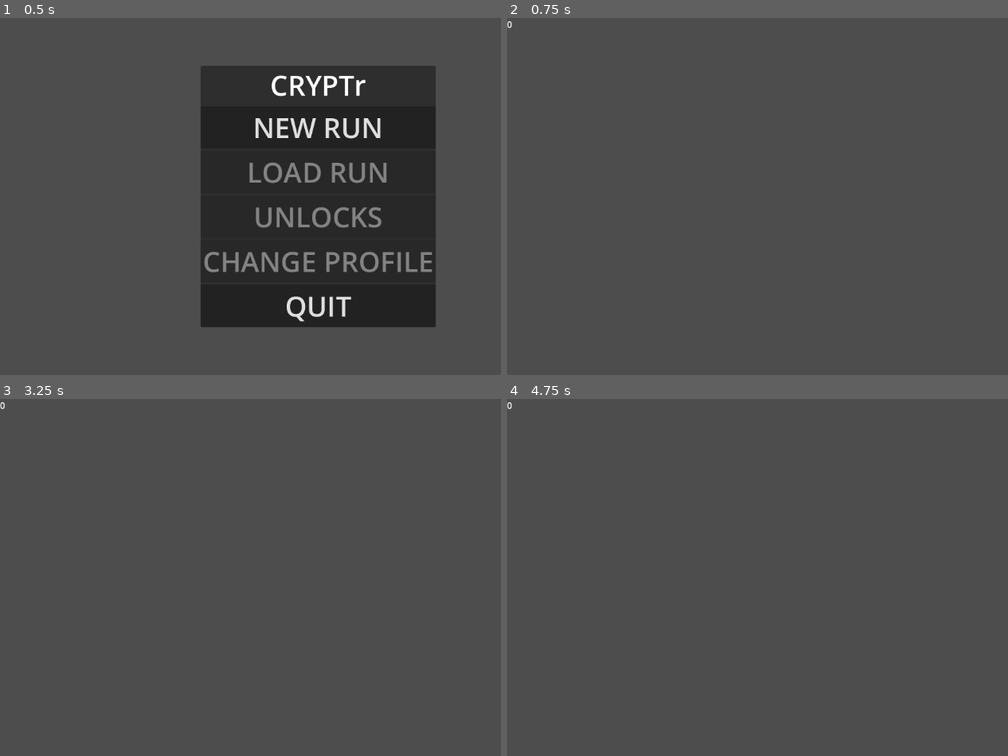
Above: before the commit, frames 1-4 (two rows, left to right).
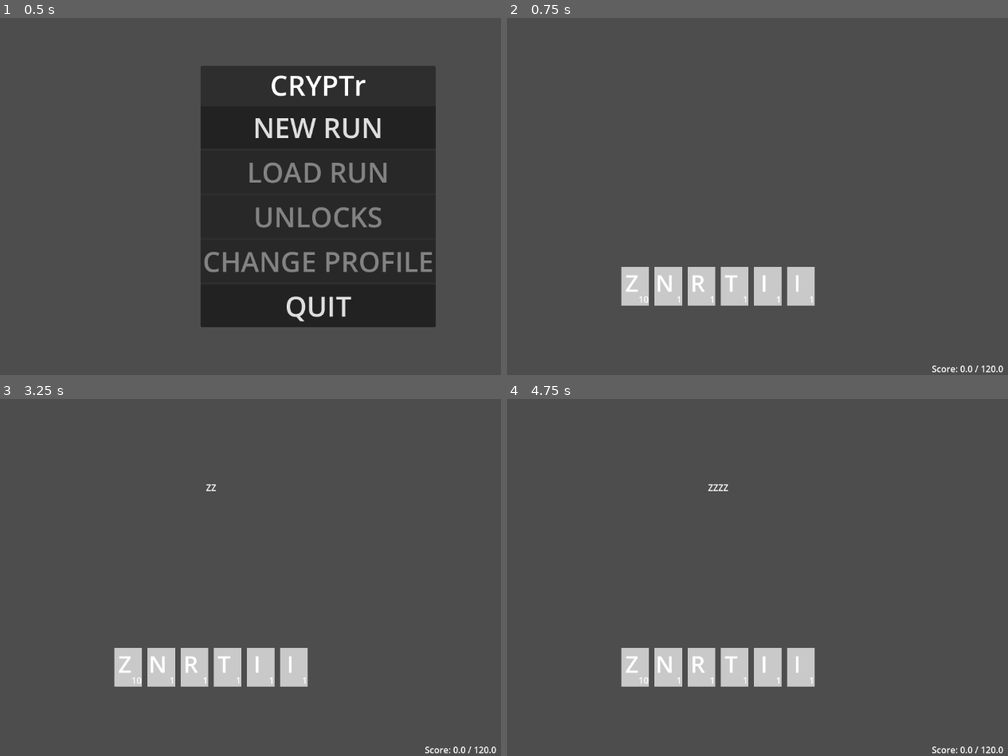
Above: after the commit, the same moments.

Repository: LucasMc17/CRYPTr
Game: Godot game, scene res://root.tscn
Two runs of this game, one before a commit and one after it. Both use one fixed random seed, a clock stepped at 60 frames per second and the inputs below.
Inputs:
- Up to frame 1 (0.5 s): no input
- Up to frame 2 (0.75 s): click "NEW RUN" at 0.5 s
- Up to frame 3 (3.25 s): tap Enter (enter, bound only after the commit) at 1.25, 1.35, 2.3, 2.75, 2.85 s; tap Z at 1.55, 2.1, 3.05 s; tap Space at 2 s; hold Backspace (backspace, bound only after the commit) 2.03-2.78 s
- Up to frame 4 (4.75 s): tap Space at 3.5 s; tap Z at 3.6, 4.55 s; tap Enter (enter, bound only after the commit) at 3.8, 4.25, 4.35 s; hold A from 4.28 s (still down)

Frame 1 is identical in both runs. In frame 2, 3.8% of the frame differs, in the area x 0-100%, y 0-100%; in frame 3, 3.8%; in frame 4, 3.9%.
Error after the commit: Invalid access to property or key 'valid' on a base object of type 'Nil'. (res://slices/run/states/encounter/encounter.gd:27)

Commit message:
new first pass at modular approach to combat encounters

Diff:
--- /dev/null
+++ b/globals/debug_node.gd
@@ -0,0 +1,21 @@
+extends Node
+
+func check_overrides(value):
+	if GOD_MODE:
+		return true
+	else:
+		return value
+
+@export_category("Master Override")
+@export var GOD_MODE := false
+
+@export_category("Overrides")
+@export var ACCEPT_ALL_LETTERS := false:
+	get():
+		return check_overrides(ACCEPT_ALL_LETTERS)
+@export var ACCEPT_ALL_WORDS := false:
+	get():
+		return check_overrides(ACCEPT_ALL_WORDS)
+@export var INSTAWIN := false:
+	get():
+		return check_overrides(INSTAWIN)
--- /dev/null
+++ b/globals/debug_node.tscn
@@ -0,0 +1,6 @@
+[gd_scene load_steps=2 format=3 uid="uid://dr8n6ng13apt2"]
+
+[ext_resource type="Script" uid="uid://8utxeemfesmd" path="res://globals/debug_node.gd" id="1_pgr0f"]
+
+[node name="DebugNode" type="Node"]
+script = ExtResource("1_pgr0f")
--- a/globals/player.gd
+++ b/globals/player.gd
@@ -2,8 +2,6 @@
 
 var STACK : Array[CryptographRes] = []
 
-func draw(count: int) -> void:
-	print('hi')
 
 func initialize_stack(starter_stack: StarterDeckRes) -> void:
 	var result : Array[CryptographRes] = []
--- a/project.godot
+++ b/project.godot
@@ -12,10 +12,24 @@
 
 config/name="CRYPTr"
 run/main_scene="uid://bldhcxsdirdwj"
-config/features=PackedStringArray("4.4", "Forward Plus")
+config/features=PackedStringArray("4.5", "Forward Plus")
 config/icon="res://icon.svg"
 
 [autoload]
 
 Events="*res://globals/events.gd"
 Player="*res://globals/player.gd"
+DebugNode="*res://globals/debug_node.tscn"
+
+[input]
+
+backspace={
+"deadzone": 0.2,
+"events": [Object(InputEventKey,"resource_local_to_scene":false,"resource_name":"","device":-1,"window_id":0,"alt_pressed":false,"shift_pressed":false,"ctrl_pressed":false,"meta_pressed":false,"pressed":false,"keycode":0,"physical_keycode":4194308,"key_label":0,"unicode":0,"location":0,"echo":false,"script":null)
+]
+}
+enter={
+"deadzone": 0.2,
+"events": [Object(InputEventKey,"resource_local_to_scene":false,"resource_name":"","device":-1,"window_id":0,"alt_pressed":false,"shift_pressed":false,"ctrl_pressed":false,"meta_pressed":false,"pressed":false,"keycode":0,"physical_keycode":4194309,"key_label":0,"unicode":0,"location":0,"echo":false,"script":null)
+]
+}
--- /dev/null
+++ b/scenes/cryptograph.gd
@@ -0,0 +1,20 @@
+@tool
+class_name Cryptograph extends ColorRect
+
+@onready var LETTER_LABEL := %Letter
+
+@onready var POINTS_LABEL := %Points
+
+@export var RESOURCE : CryptographRes:
+	set(val):
+		if val:
+			if LETTER_LABEL:
+				LETTER_LABEL.text = val.letter.character
+			if POINTS_LABEL:
+				POINTS_LABEL.text = str(val.letter.points)
+		RESOURCE = val
+
+func _ready():
+	if RESOURCE:
+		LETTER_LABEL.text = RESOURCE.letter.character
+		POINTS_LABEL.text = str(RESOURCE.letter.points)
--- /dev/null
+++ b/scenes/cryptograph.tscn
@@ -0,0 +1,43 @@
+[gd_scene load_steps=2 format=3 uid="uid://bf8evueqk3snv"]
+
+[ext_resource type="Script" uid="uid://c545occ7pp24a" path="res://scenes/cryptograph.gd" id="1_6pmoc"]
+
+[node name="Cryptograph" type="ColorRect"]
+custom_minimum_size = Vector2(50, 70)
+anchors_preset = -1
+anchor_right = 0.043
+anchor_bottom = 0.108
+offset_right = 0.463997
+offset_bottom = 0.0159988
+color = Color(0.787759, 0.787759, 0.787759, 1)
+script = ExtResource("1_6pmoc")
+
+[node name="Letter" type="Label" parent="."]
+unique_name_in_owner = true
+layout_mode = 1
+anchors_preset = 15
+anchor_right = 1.0
+anchor_bottom = 1.0
+offset_right = -12.0
+offset_bottom = -12.0
+grow_horizontal = 2
+grow_vertical = 2
+theme_override_font_sizes/font_size = 42
+text = "A"
+horizontal_alignment = 1
+vertical_alignment = 1
+
+[node name="Points" type="Label" parent="."]
+unique_name_in_owner = true
+layout_mode = 1
+anchors_preset = 3
+anchor_left = 1.0
+anchor_top = 1.0
+anchor_right = 1.0
+anchor_bottom = 1.0
+offset_left = -40.0
+offset_top = -23.0
+grow_horizontal = 0
+grow_vertical = 0
+text = "1"
+horizontal_alignment = 2
--- a/slices/run/run_screen.tscn
+++ b/slices/run/run_screen.tscn
@@ -12,7 +12,6 @@
 grow_horizontal = 2
 grow_vertical = 2
 script = ExtResource("1_lcpi4")
-metadata/_custom_type_script = "uid://cstrydnq5jk3n"
 
 [node name="RunSwitcher" type="Control" parent="."]
 layout_mode = 1
--- /dev/null
+++ b/slices/run/states/encounter/deck_module.gd
@@ -0,0 +1,38 @@
+## A shuffled instance of a Stack, for an encounter or other event requiring a full, shuffled copy of the player's deck
+class_name DeckModule extends Node
+
+var _ENCOUNTER_STACK : Array[CryptographRes]
+
+var all : Array[CryptographRes]:
+	get():
+		return _ENCOUNTER_STACK
+	set(val):
+		push_warning("Cannot directly set cards in encounter stack")
+		pass
+
+var cryptograph_scene = preload('res://scenes/cryptograph.tscn')
+
+func init_and_shuffle() -> void:
+	_ENCOUNTER_STACK.clear()
+	_ENCOUNTER_STACK.append_array(Player.STACK.duplicate())
+	_ENCOUNTER_STACK.shuffle()
+
+func draw(count := 6) -> Array[CryptographRes]:
+	var cryptographs : Array[CryptographRes] = []
+	while count > 0:
+		cryptographs.append(_ENCOUNTER_STACK.pop_front())
+		count -= 1
+	return cryptographs
+
+# func discard(letters : Array[LetterRes]) -> void:
+# 	var i = 0
+# 	for cryptograph : Cryptograph in HAND:
+# 		if letters.has(cryptograph.letter):
+# 			HAND.remove_at(i)
+# 			cryptograph.queue_free()
+# 		i += 1
+
+# func discard_and_draw(letters : Array[LetterRes]) -> void:
+# 	discard(letters)
+# 	if HAND.size() < 6:
+# 		draw(6 - HAND.size())
--- a/slices/run/states/encounter/encounter.gd
+++ b/slices/run/states/encounter/encounter.gd
@@ -3,11 +3,43 @@
 @export var DEPTH := 1
 @export var SECURITY_LEVEL := 1
 
-@onready var TARGET_SCORE_LABEL = %TargetScoreLabel
-@onready var MATCH = %MatchStateModule
+# @export var SCORE := 0.0
+# @export var TARGET_SCORE := 0
 
-func setup(setup_obj := {}) -> void:
-	super(setup_obj)
+@onready var HAND := %Hand
+@onready var WORD := %Word
+@onready var SCORE_PREVIEW := %ScorePreview
+
+var DECK = DeckModule.new()
+@onready var SCORING = ScoringModule.new()
 
 func _ready():
-	MATCH.initialize_encounter(DEPTH, SECURITY_LEVEL)
+	DECK.init_and_shuffle()
+	HAND.add_to_hand(DECK.draw())
+
+	SCORE_PREVIEW.CURRENT_SCORE = 0
+	SCORE_PREVIEW.TARGET_SCORE = (100 + (20 * SECURITY_LEVEL)) * DEPTH
+
+func _unhandled_input(event):
+	if Input.is_action_just_pressed("enter"):
+		# SCORING.enter(WORD.text)
+		print(SCORE_PREVIEW.SCORE_OBJECT)
+		if SCORE_PREVIEW.SCORE_OBJECT.valid:
+			SCORE_PREVIEW.CURRENT_SCORE += SCORE_PREVIEW.SCORE_OBJECT.total_score
+			var to_draw = HAND.discard_by_letters(WORD.text)
+			HAND.add_to_hand(DECK.draw(to_draw))
+			WORD.clear()
+
+	if Input.is_action_just_pressed("backspace"):
+		WORD.backspace()
+		SCORE_PREVIEW.SCORE_OBJECT = SCORING.create_scoring_object(WORD.text, HAND)
+
+	if event is InputEventKey and event.pressed == true:
+		var keycode = event.keycode
+		if keycode >= KEY_A && keycode <= KEY_Z:
+			var character = OS.get_keycode_string(event.key_label)
+			if DebugNode.ACCEPT_ALL_LETTERS or HAND.letters.has(character):
+				WORD.add_character(character)
+				var new_score = SCORING.create_scoring_object(WORD.text, HAND)
+				print(WORD.text, new_score.to_object())
+				SCORE_PREVIEW.SCORE_OBJECT = new_score
--- a/slices/run/states/encounter/encounter.tscn
+++ b/slices/run/states/encounter/encounter.tscn
@@ -1,7 +1,9 @@
-[gd_scene load_steps=3 format=3 uid="uid://hsul0q167iju"]
+[gd_scene load_steps=5 format=3 uid="uid://hsul0q167iju"]
 
 [ext_resource type="Script" uid="uid://gotxdw81pjm2" path="res://slices/run/states/encounter/encounter.gd" id="1_g3ww7"]
-[ext_resource type="Script" uid="uid://b7hlgjcwwucr7" path="res://slices/run/states/encounter/match_state_module.gd" id="2_1bdjk"]
+[ext_resource type="PackedScene" uid="uid://b1mgm185hngcy" path="res://slices/run/states/encounter/scenes/word.tscn" id="2_1bdjk"]
+[ext_resource type="PackedScene" uid="uid://dham4s68n2ph8" path="res://slices/run/states/encounter/scenes/hand.tscn" id="3_1bdjk"]
+[ext_resource type="PackedScene" uid="uid://bt1ys0vxsfnr4" path="res://slices/run/states/encounter/scenes/score_preview/score_preview.tscn" id="4_rcu84"]
 
 [node name="Encounter" type="Control"]
 layout_mode = 3
@@ -12,13 +14,42 @@
 grow_vertical = 2
 script = ExtResource("1_g3ww7")
 
-[node name="MatchStateModule" type="Node" parent="."]
+[node name="HBoxContainer" type="HBoxContainer" parent="."]
+layout_mode = 1
+anchors_preset = 15
+anchor_right = 1.0
+anchor_bottom = 1.0
+grow_horizontal = 2
+grow_vertical = 2
+
+[node name="PlayArea" type="Control" parent="HBoxContainer"]
+layout_mode = 2
+size_flags_horizontal = 3
+size_flags_stretch_ratio = 2.0
+
+[node name="VBoxContainer" type="VBoxContainer" parent="HBoxContainer/PlayArea"]
+layout_mode = 1
+anchors_preset = 15
+anchor_right = 1.0
+anchor_bottom = 1.0
+grow_horizontal = 2
+grow_vertical = 2
+
+[node name="Word" parent="HBoxContainer/PlayArea/VBoxContainer" instance=ExtResource("2_1bdjk")]
 unique_name_in_owner = true
-script = ExtResource("2_1bdjk")
+layout_mode = 2
+size_flags_vertical = 6
 
-[node name="TargetScoreLabel" type="Label" parent="."]
+[node name="Hand" parent="HBoxContainer/PlayArea/VBoxContainer" instance=ExtResource("3_1bdjk")]
 unique_name_in_owner = true
-layout_mode = 0
-offset_right = 40.0
-offset_bottom = 23.0
-text = "0"
+layout_mode = 2
+size_flags_horizontal = 4
+size_flags_vertical = 6
+
+[node name="ScoreArea" type="Control" parent="HBoxContainer"]
+layout_mode = 2
+size_flags_horizontal = 3
+
+[node name="ScorePreview" parent="HBoxContainer/ScoreArea" instance=ExtResource("4_rcu84")]
+unique_name_in_owner = true
+layout_mode = 1
--- a/slices/run/states/encounter/match_state_module.gd
+++ /dev/null
@@ -1,13 +0,0 @@
-extends Node
-
-var SCORE := 0
-var TARGET_SCORE := 100
-
-var ENCOUNTER_STACK : Array[CryptographRes]
-
-func initialize_encounter(depth : int, security_level : int) -> void:
-	ENCOUNTER_STACK = Player.STACK.duplicate()
-	ENCOUNTER_STACK.shuffle()
-
-	SCORE = 0
-	TARGET_SCORE = (100 + (20 * security_level)) * depth
--- /dev/null
+++ b/slices/run/states/encounter/scenes/hand.gd
@@ -0,0 +1,40 @@
+class_name Hand extends HBoxContainer
+
+var cryptograph_scene = preload('res://scenes/cryptograph.tscn')
+
+var cryptographs : Array[Cryptograph]
+
+var count : int:
+	get():
+		return cryptographs.size()
+	set(val):
+		push_warning("Cannot directly set hand size")
+
+var letters : Array:
+	get():
+		var result : Array = cryptographs.map(func (crypt) -> String : return crypt.RESOURCE.letter.character)
+		return result
+	set(val):
+		push_warning("Cannot directly set letters")
+		pass
+
+func add_to_hand(cryptographs_to_add : Array[CryptographRes]) -> void:
+	for resource in cryptographs_to_add:
+		var new_scene = cryptograph_scene.instantiate()
+		new_scene.RESOURCE = resource
+		cryptographs.append(new_scene)
+		add_child(new_scene)
+
+func discard_by_letters(word : String) -> int:
+	var discard_count = 0
+	for cryptograph in cryptographs:
+		var character = cryptograph.RESOURCE.letter.character
+		if word.contains(character):
+			discard_count += 1
+			cryptograph.queue_free()
+	return discard_count
+
+func discard_all() -> void:
+	for cryptograph in cryptographs:
+		cryptograph.queue_free()
+	cryptographs.clear()
--- /dev/null
+++ b/slices/run/states/encounter/scenes/hand.tscn
@@ -0,0 +1,18 @@
+[gd_scene load_steps=2 format=3 uid="uid://dham4s68n2ph8"]
+
+[ext_resource type="Script" uid="uid://86oiyqisr5v0" path="res://slices/run/states/encounter/scenes/hand.gd" id="1_c2g4i"]
+
+[node name="Hand" type="HBoxContainer"]
+anchors_preset = 8
+anchor_left = 0.5
+anchor_top = 0.5
+anchor_right = 0.5
+anchor_bottom = 0.5
+offset_left = -20.0
+offset_top = -20.0
+offset_right = 20.0
+offset_bottom = 20.0
+grow_horizontal = 2
+grow_vertical = 2
+theme_override_constants/separation = 10
+script = ExtResource("1_c2g4i")
--- /dev/null
+++ b/slices/run/states/encounter/scenes/score_preview/score_preview.gd
@@ -0,0 +1,45 @@
+extends VBoxContainer
+
+var score_section = preload('./score_section.tscn')
+
+@onready var MULT_LIST := %MultList
+@onready var SCORE := %Score
+
+@export var CURRENT_SCORE := 0.0:
+	set(val):
+		update_score(val, TARGET_SCORE)
+		CURRENT_SCORE = val
+@export var TARGET_SCORE := 0.0:
+	set(val):
+		update_score(CURRENT_SCORE, val)
+		TARGET_SCORE = val
+
+func update_score (current : float, target : float) -> void:
+	if SCORE:
+		SCORE.text= "Score: " + str(current) + " / " + str(target)
+
+var SCORE_OBJECT : ScoringModule.ScoringObject:
+	set(val):
+		clear()
+		if val and val.valid:
+			var word_name = score_section.instantiate()
+			word_name.SIZE = "LARGE"
+			word_name.NAME = val.word_name
+			word_name.MULT = str(val.base_score) + " x " + str(val.length_mult)
+			MULT_LIST.add_child(word_name)
+			for key in val.additional_mults.keys():
+				var multiplier = score_section.instantiate()
+				multiplier.SIZE = "MEDIUM"
+				multiplier.NAME = key
+				multiplier.MULT = "x" + str(val.additional_mults[key])
+				MULT_LIST.add_child(multiplier)
+			var total_score = score_section.instantiate()
+			total_score.SIZE = "LARGE"
+			total_score.NAME = "Total"
+			total_score.MULT = str(val.total_score)
+			MULT_LIST.add_child(total_score)
+		SCORE_OBJECT = val
+
+func clear():
+	for child in MULT_LIST.get_children():
+		child.queue_free()
--- /dev/null
+++ b/slices/run/states/encounter/scenes/score_preview/score_preview.tscn
@@ -0,0 +1,21 @@
+[gd_scene load_steps=2 format=3 uid="uid://bt1ys0vxsfnr4"]
+
+[ext_resource type="Script" uid="uid://dphp8dhiuixgo" path="res://slices/run/states/encounter/scenes/score_preview/score_preview.gd" id="1_fp3rx"]
+
+[node name="ScorePreview" type="VBoxContainer"]
+anchors_preset = 15
+anchor_right = 1.0
+anchor_bottom = 1.0
+grow_horizontal = 2
+grow_vertical = 2
+script = ExtResource("1_fp3rx")
+
+[node name="MultList" type="VBoxContainer" parent="."]
+unique_name_in_owner = true
+layout_mode = 2
+size_flags_vertical = 3
+
+[node name="Score" type="Label" parent="."]
+unique_name_in_owner = true
+layout_mode = 2
+text = "Score: 0 / 300"
--- /dev/null
+++ b/slices/run/states/encounter/scenes/score_preview/score_section.gd
@@ -0,0 +1,34 @@
+@tool
+extends HBoxContainer
+
+@export_enum("SMALL", "MEDIUM", "LARGE") var SIZE := "SMALL":
+	set(val):
+		if NAME_LABEL and MULT_LABEL:
+			if val == "SMALL":
+				NAME_LABEL.set('theme_override_font_sizes/font_size', 25)
+				MULT_LABEL.set('theme_override_font_sizes/font_size', 25)
+			elif val == "MEDIUM":
+				NAME_LABEL.set('theme_override_font_sizes/font_size', 50)
+				MULT_LABEL.set('theme_override_font_sizes/font_size', 50)
+			elif val == "LARGE":
+				NAME_LABEL.set('theme_override_font_sizes/font_size', 75)
+				MULT_LABEL.set('theme_override_font_sizes/font_size', 75)
+		SIZE = val
+@export var NAME := "":
+	set(val):
+		if NAME_LABEL:
+			NAME_LABEL.text = val
+		NAME = val
+@export var MULT := "":
+	set(val):
+		if MULT_LABEL:
+			MULT_LABEL.text = val
+		MULT = val
+
+@onready var NAME_LABEL := %Name
+@onready var MULT_LABEL := %Multiplier
+
+func _ready():
+	NAME = NAME
+	MULT = MULT
+	SIZE = SIZE
--- /dev/null
+++ b/slices/run/states/encounter/scenes/score_preview/score_section.tscn
@@ -0,0 +1,29 @@
+[gd_scene load_steps=2 format=3 uid="uid://c01us3w00pxbu"]
+
+[ext_resource type="Script" uid="uid://beicux08h84j4" path="res://slices/run/states/encounter/scenes/score_preview/score_section.gd" id="1_2cnvl"]
+
+[node name="ScoreSection" type="HBoxContainer"]
+anchors_preset = 15
+anchor_right = 1.0
+anchor_bottom = 1.0
+grow_horizontal = 2
+grow_vertical = 2
+script = ExtResource("1_2cnvl")
+SIZE = "MEDIUM"
+NAME_INPUT = "Tetragram"
+MULT_INPUT = "x1.8"
+
+[node name="Name" type="Label" parent="."]
+unique_name_in_owner = true
+layout_mode = 2
+size_flags_horizontal = 3
+theme_override_font_sizes/font_size = 50
+text = "Tetragram"
+
+[node name="Multiplier" type="Label" parent="."]
+unique_name_in_owner = true
+layout_mode = 2
+size_flags_horizontal = 3
+theme_override_font_sizes/font_size = 50
+text = "x1.8"
+horizontal_alignment = 2
--- /dev/null
+++ b/slices/run/states/encounter/scenes/word.gd
@@ -0,0 +1,10 @@
+class_name Word extends Label
+
+func add_character(character : String) -> void:
+	text += character
+
+func backspace() -> void:
+	text = text.substr(0, text.length() - 1)
+
+func clear() -> void:
+	text = ''
--- /dev/null
+++ b/slices/run/states/encounter/scenes/word.tscn
@@ -0,0 +1,18 @@
+[gd_scene load_steps=2 format=3 uid="uid://b1mgm185hngcy"]
+
+[ext_resource type="Script" uid="uid://c3gyqe8nd3p3g" path="res://slices/run/states/encounter/scenes/word.gd" id="1_uy8rs"]
+
+[node name="Word" type="Label"]
+anchors_preset = 8
+anchor_left = 0.5
+anchor_top = 0.5
+anchor_right = 0.5
+anchor_bottom = 0.5
+offset_left = -0.5
+offset_top = -11.5
+offset_right = 0.5
+offset_bottom = 11.5
+grow_horizontal = 2
+grow_vertical = 2
+horizontal_alignment = 1
+script = ExtResource("1_uy8rs")
--- /dev/null
+++ b/slices/run/states/encounter/scoring_module.gd
@@ -0,0 +1,228 @@
+class_name ScoringModule extends Node
+
+# EXPORTS
+@export_group("Scoring Constants")
+@export var length_multiplier := 0.2
+@export var minimum_word_length := 3
+
+@export_group("Word Type Multipliers")
+@export var palindrogram_mult := 3.0
+@export var semordnigram_mult := 2.0
+@export var equigram_mult := 1.5
+@export var isogram_mult := 2.0
+@export var pangram_mult := 3.0
+@export var perfectigram_mult := 5.0
+@export var redupligram_mult := 3.0
+@export var ambigram_mult := 4.0
+@export var gyrogram_mult := 5.0
+
+class ScoringObject:
+	var valid : bool
+	var base_score : float
+	var length_mult : float
+	var word_name : String
+	var additional_mults : Dictionary[String, float] = {}
+	var total_score : float
+
+	func to_object():
+		return {
+			"valid" : valid,
+			"base_score": base_score,
+			"length_mult": length_mult,
+			"word_name": word_name,
+			"additional_mults": additional_mults,
+			"total_score": total_score
+		}
+
+# MEMORY
+var anagrams = {}
+
+# WORD UTILITIES
+func get_word_name(word : String):
+	var prefix_map = {
+		3: 'tri',
+		4: 'tetra',
+		5: 'penta',
+		6: 'hexa',
+		7: 'hepta',
+		8: 'octa',
+		9: 'ennea',
+		10: 'deca',
+		11: 'hendeca',
+		12: 'dodeca',
+		13: 'triskaideca',
+		14: 'tetrakaideca',
+		15: 'pentakaideca',
+		16: 'hexakaideca',
+		17: 'heptakaideca',
+		18: 'octakaideca',
+		19: 'enneakaideca',
+		20: 'icosa',
+	}
+	var length = word.length()
+	if length < minimum_word_length:
+		return
+	if length < 21:
+		var prefix = prefix_map[length]
+		return prefix + 'gram'
+	return 'ICOSA++++'
+
+func flip_word(word : String):
+	var gyro_map = {
+		"W": "M",
+		"I": "I",
+		"O": "O",
+		"S": "S",
+		"H": "H",
+		"Z": "Z",
+		"X": "X",
+		"N": "N",
+		"M": "W"
+	}
+	var flipped = word.reverse()
+	for i in range(flipped.length()):
+		if !gyro_map.has(flipped[i]):
+			return false
+		flipped[i] = gyro_map[flipped[i]]
+	return flipped
+
+func is_valid(word : String) -> bool:
+	# Word is in dictionary
+	if word.length() < minimum_word_length:
+		return false
+	if DebugNode.ACCEPT_ALL_WORDS:
+		return true
+	var first_letter = word[0]
+	var words = FileAccess.open('res://words/' + first_letter + '.txt', FileAccess.READ).get_as_text().split('\n')
+	return words.has(word)
+
+# WORD BONUS DETECTORS
+func is_palindrogram(word : String) -> bool:
+	# Word is the same forward and backward
+	return word.reverse() == word
+
+func is_semordnigram(word : String) -> bool:
+	# Word is still valid when reversed
+	return is_valid(word.reverse())
+
+func is_equigram(word : String) -> bool:
+	# Word's vowel count equals its consonant count
+	var vowels = 0
+	var cons = 0
+	for letter in word:
+		if ['A', 'E', 'I', 'O', 'U'].has(letter):
+			vowels += 1
+		else:
+			cons += 1
+	return vowels == cons
+
+## Word uses every letter in hand at least once, and hand has the full Cryptograph count
+func is_pangram(word : String, letters : Array) -> bool:
+	if word.length() < 6:
+		return false
+	for character in letters:
+		if !word.contains(character):
+			return false
+	return true
+
+## Word uses every letter in hand exactly once, and hand has the full Cryptograph count
+func is_perfectigram(word : String) -> bool:
+	return word.length() == 6
+
+func is_isogram(word : String) -> bool:
+	# Word uses each of its letters exactly once
+	var map = []
+	for letter in word:
+		if map.has(letter):
+			return false
+		else:
+			map.append(letter)
+	return true
+
+func is_anagram(word) -> bool:
+	# Word is an anagram of a previously played word
+	var alpha = word.split()
+	alpha.sort()
+	alpha = "".join(alpha)
+
+	if anagrams.has(alpha):
+		# TODO: need to add to the dictionary at time of word submission
+		return true
+	else:
+		return false
+
+func is_redupligram(word : String) -> bool:
+	# Word consists of two or three identical segments, e.g. CANCAN, TUTU
+	var length = word.length()
+	if length % 2 == 0:
+		var one = word.left(-1 * (length / 2))
+		var two = word.right(-1 * (length / 2))
+		if one == two:
+			return true
+	if length % 3 == 0:
+		var one = word.left(-1 * (length / 3 * 2))
+		var two = word.left(-1 * (length / 3)).right(-1 * (length / 3))
+		var three = word.right(-1 * (length / 3 * 2))
+		if one == two and two == three:
+			return true
+	return false
+
+# SCORING
+func get_base_score(word : String, hand : Array[Cryptograph]) -> float:
+	var score = 0.0
+	for character in word:
+		var applicable = hand.filter(func(cryptograph): return cryptograph.RESOURCE.letter.character == character)
+		score += applicable.reduce(func(accum, cryptograph): return accum + cryptograph.RESOURCE.letter.points, 0.0)
+	return score
+
+func get_length_mult(word : String) -> float:
+	return 1 + length_multiplier * word.length()
+
+func create_scoring_object(word : String, hand : Hand) -> ScoringObject:
+	var result = ScoringObject.new()
+	result.valid = is_valid(word)
+	if !result.valid:
+		return result
+	var cryptographs = hand.cryptographs
+	var letters = hand.letters
+	result.base_score = get_base_score(word, cryptographs)
+	result.length_mult = get_length_mult(word)
+	result.word_name = get_word_name(word)
+
+	# Palindrogram/Semordnigram check
+	if is_palindrogram(word):
+		result.additional_mults.palindrogram = palindrogram_mult
+	elif is_semordnigram(word):
+		result.additional_mults.semordnigram = semordnigram_mult
+
+	# Equigram check
+	if is_equigram(word):
+		result.additional_mults.equigram = equigram_mult
+
+	# Perfectigram/Pangram/Isogram check
+	if is_pangram(word, letters):
+		if is_perfectigram(word):
+			result.additional_mults.perfectigram = perfectigram_mult
+		else:
+			result.additional_mults.pangram = pangram_mult
+	elif is_isogram(word):
+		result.additional_mults.isogram = isogram_mult
+
+	# Redupligram check
+	if is_redupligram(word):
+		result.additional_mults.redupligram = redupligram_mult
+
+	# Gyrogram/Ambigram check
+	var flipped = flip_word(word)
+	if flipped:
+		if flipped == word:
+			result.additional_mults.gyrogram = gyrogram_mult
+		elif is_valid(flipped):
+			result.additional_mults.ambigram = ambigram_mult
+
+	var total_score = result.base_score * result.length_mult
+	for mult in result.additional_mults:
+		total_score *= result.additional_mults[mult]
+	result.total_score = total_score
+
+	return result
Not shown, added: globals/debug_node.gd.uid
Not shown, added: scenes/cryptograph.gd.uid
Renamed: slices/run/states/encounter/match_state_module.gd.uid -> slices/run/states/encounter/deck_module.gd.uid
Not shown, added: slices/run/states/encounter/scenes/hand.gd.uid
Not shown, added: slices/run/states/encounter/scenes/score_preview/score_preview.gd.uid
Not shown, added: slices/run/states/encounter/scenes/score_preview/score_section.gd.uid
Not shown, added: slices/run/states/encounter/scenes/word.gd.uid
Not shown, added: slices/run/states/encounter/scoring_module.gd.uid
